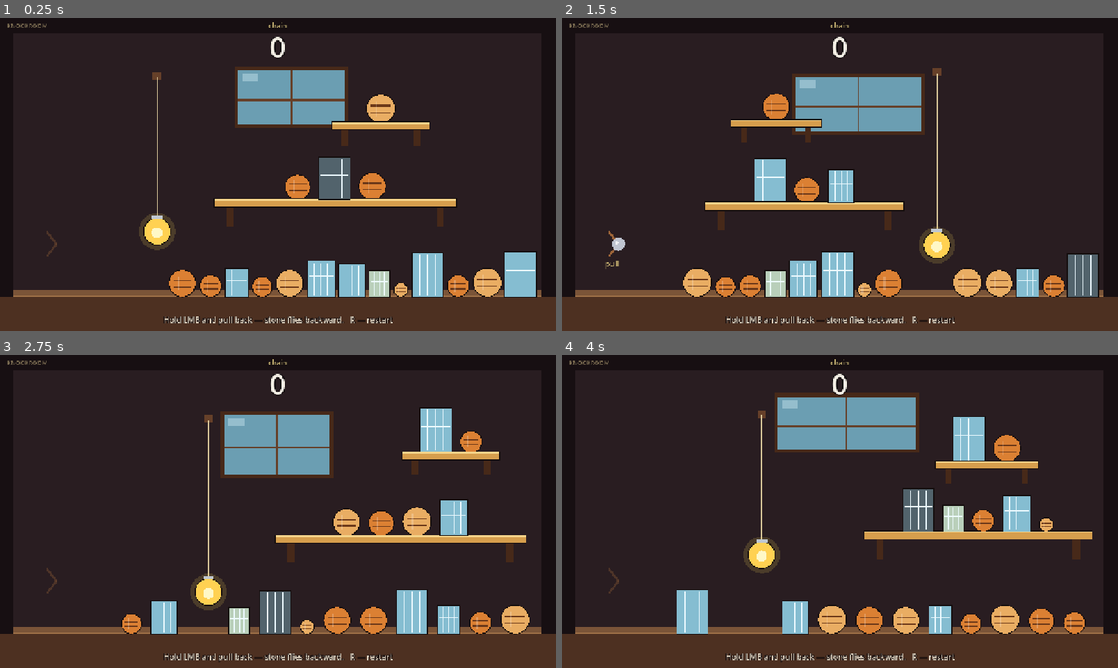
Above: before the commit, frames 1-4 (two rows, left to right).
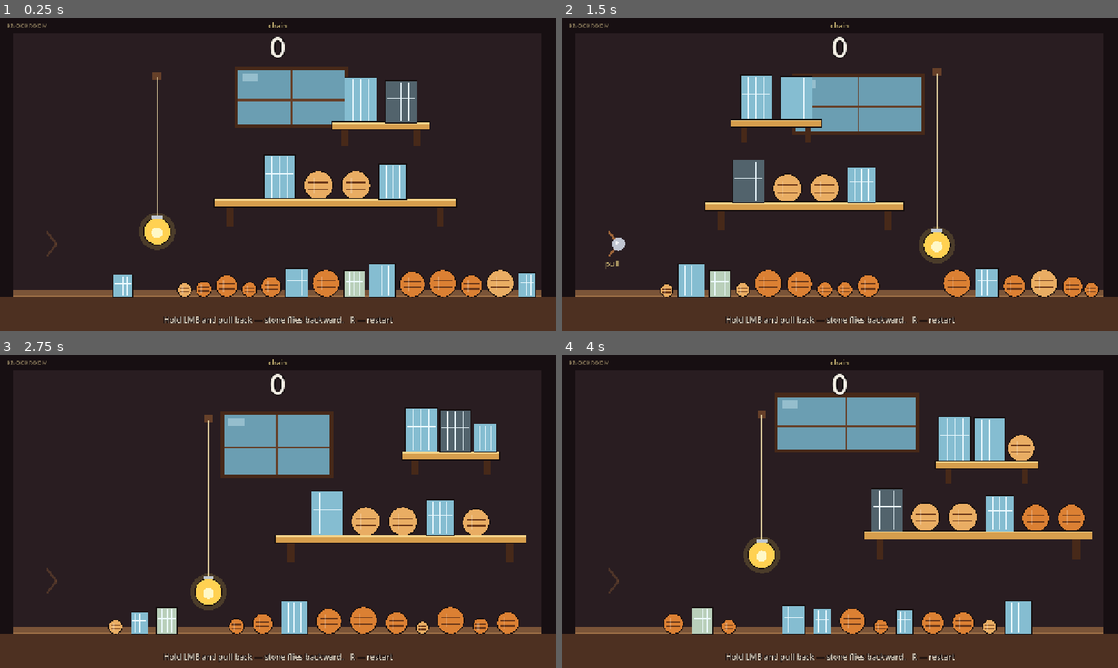
Above: after the commit, the same moments.

Repository: TAbrahamyan/knockroom
Game: Godot game, scene res://scenes/main.tscn
The game is run twice, just before and just after one commit, with the same random seed, the same clock (stepped at 60 frames per second) and the same inputs.
Inputs (mouse positions are in pixels of both pictures, inside the frame that each line leads up to):
- Up to frame 1 (0.25 s): no input
- Up to frame 2 (1.5 s): tap Enter at 0.5 s; move the mouse to (962, 158) at 0.52 s; tap R at 0.6 s; click (962, 158) at 0.67 s; tap Space at 1.25 s; drag from (728, 190) to (812, 237) at 1.27 s
- Up to frame 3 (2.75 s): move the mouse to (333, 442) at 2.02 s; tap R at 2.1 s; click (333, 442) at 2.17 s
- Up to frame 4 (4 s): tap Enter at 2.75 s; drag from (812, 574) to (673, 464) at 2.77 s; move the mouse to (1006, 558) at 3.52 s; tap R at 3.6 s; click (1006, 558) at 3.67 s

The runs differ from the first frame. In frame 1, 10% of the frame differs, in the area x 20-97%, y 18-90%; in frame 2, 10%, in the area x 17-97%, y 18-90%; in frame 3, 9.1%; in frame 4, 9.4%.

Commit message:
Add a shop between throws and vary the prop count
Each restart fills the room with 18 to 23 knockable props. After the chain settles, the player takes one of three items or skips, and the choice stays equipped for the next throw. The highest shelf keeps three sweet spots, and a fast hit there still starts the sequential cascade.

Diff:
--- /dev/null
+++ b/scripts/loadout.gd
@@ -0,0 +1,12 @@
+extends RefCounted
+
+## One equipped item for the next throw. Statics live on the script, so a scene
+## reload keeps the choice without writing a save.
+
+static var item_id := ""
+static var item_name := ""
+
+
+static func equip(id: String, display_name: String) -> void:
+	item_id = id
+	item_name = display_name
--- a/scripts/main.gd
+++ b/scripts/main.gd
@@ -1,15 +1,20 @@
 extends Node2D
 
 ## READY: pull back, the stone flies the other way.
-## WATCHING: the chain counts itself. SETTLED: look, then click or R reloads.
+## WATCHING: the chain counts itself. SETTLED: look, then the shop, then a new room.
 
 enum Phase { WARMUP, READY, AIMING, WATCHING, SETTLED }
+
+const Loadout := preload("res://scripts/loadout.gd")
+const ShopScript := preload("res://scripts/shop.gd")
+const PROP_SCENE := preload("res://scenes/prop.tscn")
+const PropScript := preload("res://scripts/prop.gd")
 
 const HINT_READY := "Hold LMB and pull back — stone flies backward.   R — restart"
 const HINT_AIM := "Release to throw"
 const HINT_WATCH := "Watch the chain"
 const HINT_LOOK := "Watch the result"
-const HINT_AGAIN := "LMB or R to throw again"
+const HINT_SHOP := "Pick one for the next throw, or skip"
 const WARM_FRAMES := 45
 const LOOK_TIME := 2.6
 const SHAKE_TIME := 0.2
@@ -22,11 +27,14 @@
 var _calm := 0.0
 var _look := 0.0
 var _reloading := false
+var _shop_open := false
 var _shake := 0.0
 var _shake_time := 0.0
 var _shake_duration := 0.2
 var _shake_cap := 8.0
 var _shaking := false
+var _shop
+var _equipped: Label
 
 @onready var thrower: Node2D = $Thrower
 @onready var chain: Node2D = $Chain
@@ -39,6 +47,8 @@
 	thrower.aim_started.connect(_on_aim_started)
 	thrower.aim_ended.connect(_on_aim_ended)
 	chain.set_hint(HINT_READY)
+	_build_shop()
+	_build_equipped()
 	_randomize_room()
 
 
@@ -46,6 +56,8 @@
 	if event is InputEventKey and event.pressed and not event.echo and event.keycode == KEY_R:
 		_reset()
 	elif event is InputEventMouseButton and event.button_index == MOUSE_BUTTON_LEFT and event.pressed:
+		if _shop_open:
+			return
 		if phase == Phase.SETTLED and _look <= 0.0:
 			_reset()
 
@@ -53,8 +65,8 @@
 func _process(delta: float) -> void:
 	if _look > 0.0:
 		_look = maxf(0.0, _look - delta)
-		if _look == 0.0 and phase == Phase.SETTLED:
-			chain.set_hint(HINT_AGAIN)
+		if _look == 0.0 and phase == Phase.SETTLED and not _shop_open:
+			_open_shop()
 	_update_shake(delta)
 
 
@@ -171,7 +183,65 @@
 	if _reloading:
 		return
 	_reloading = true
+	_shop_open = false
 	get_tree().reload_current_scene()
+
+
+func _build_shop() -> void:
+	_shop = ShopScript.new()
+	_shop.name = "Shop"
+	add_child(_shop)
+	_shop.picked.connect(_on_shop_picked)
+	_shop.skipped.connect(_on_shop_skipped)
+
+
+func _build_equipped() -> void:
+	var label := Label.new()
+	label.name = "Equipped"
+	label.mouse_filter = Control.MOUSE_FILTER_IGNORE
+	label.set_anchors_preset(Control.PRESET_TOP_RIGHT)
+	label.offset_left = -340.0
+	label.offset_top = 8.0
+	label.offset_right = -16.0
+	label.offset_bottom = 34.0
+	label.horizontal_alignment = HORIZONTAL_ALIGNMENT_RIGHT
+	label.vertical_alignment = VERTICAL_ALIGNMENT_CENTER
+	label.add_theme_font_size_override("font_size", 15)
+	label.add_theme_color_override("font_color", Color(1.0, 0.86, 0.42))
+	label.add_theme_color_override("font_outline_color", Color(0.05, 0.03, 0.04, 0.85))
+	label.add_theme_constant_override("outline_size", 4)
+	chain.get_node("UI/Root").add_child(label)
+	_equipped = label
+	_refresh_equipped()
+
+
+func _refresh_equipped() -> void:
+	if Loadout.item_name == "":
+		_equipped.visible = false
+		_equipped.text = ""
+		return
+	_equipped.visible = true
+	_equipped.text = "Equipped: %s" % Loadout.item_name
+
+
+func _open_shop() -> void:
+	_shop_open = true
+	thrower.can_aim = false
+	chain.set_hint(HINT_SHOP)
+	_shop.show_offers()
+
+
+func _on_shop_picked(item_id: String, item_name: String) -> void:
+	if not _shop_open or _reloading:
+		return
+	Loadout.equip(item_id, item_name)
+	_reset()
+
+
+func _on_shop_skipped() -> void:
+	if not _shop_open or _reloading:
+		return
+	_reset()
 
 
 func _randomize_room() -> void:
@@ -192,6 +262,7 @@
 		if int(node.kind) == 3:
 			continue
 		loose.append(node)
+	loose = _fill_loose(loose)
 	wide.park_shelf()
 	high.park_shelf()
 	if extra != null:
@@ -219,10 +290,7 @@
 	if lamp != null:
 		hook = _place_hanging_lamp(lamp, active)
 	loose.shuffle()
-	var rest: Array = loose
-	for shelf in active:
-		var limit: float = _rider_limit(shelf, active)
-		rest = _seat_on_shelf(shelf, rest, _seat_goal(float(shelf.box_size.x)), limit)
+	var rest := _seat_pile(active, loose, lamp)
 	if lamp != null:
 		_nudge_away_from_lamp(lamp)
 	_place_on_floor(rest, lamp)
@@ -234,6 +302,102 @@
 	if backdrop and backdrop.has_method("set_room_dressing"):
 		backdrop.set_room_dressing(_pick_window(hook), hook)
 		backdrop.queue_redraw()
+
+
+func _fill_loose(loose: Array) -> Array:
+	# Shelves and the lamp are the room. Only barrels, cages, crates, and bottles count.
+	var target := randi_range(18, 23)
+	var made := 0
+	while loose.size() < target:
+		var body := _make_extra(made)
+		made += 1
+		add_child(body)
+		loose.append(body)
+	while loose.size() > target:
+		_park_loose(loose.pop_back())
+	return loose
+
+
+func _make_extra(index: int) -> RigidBody2D:
+	var body := PROP_SCENE.instantiate() as RigidBody2D
+	body.name = "Extra%d" % index
+	var roll := randi() % 10
+	if roll < 4:
+		body.kind = PropScript.Kind.BARREL
+		body.radius = randf_range(15.0, 18.0)
+		body.mass_scale = 0.82
+	elif roll < 7:
+		body.kind = PropScript.Kind.BARREL
+		body.radius = randf_range(12.0, 14.0)
+		body.mass_scale = 0.52
+		body.shatters = true
+	elif roll < 9:
+		body.kind = PropScript.Kind.CAGE
+		body.box_size = Vector2(randf_range(36.0, 44.0), randf_range(48.0, 56.0))
+		body.mass_scale = 0.88
+	else:
+		body.kind = PropScript.Kind.CAGE
+		body.box_size = Vector2(randf_range(40.0, 48.0), randf_range(32.0, 40.0))
+		body.mass_scale = 0.7
+	return body
+
+
+func _park_loose(body) -> void:
+	body.visible = false
+	body.collision_layer = 0
+	body.collision_mask = 0
+	body.freeze = true
+	if body.is_in_group("prop"):
+		body.remove_from_group("prop")
+	body.global_position = Vector2(-800.0, -800.0)
+
+
+func _seat_pile(active: Array, loose: Array, lamp) -> Array:
+	var ordered: Array = loose.duplicate()
+	ordered.sort_custom(func(a, b): return _prop_half(a).x > _prop_half(b).x)
+	var goals: Array = []
+	for shelf in active:
+		var goal := _seat_goal(float(shelf.box_size.x))
+		if loose.size() >= 20:
+			goal += 1
+		goals.append(goal)
+	var rest: Array = loose
+	var budget := _floor_budget(lamp)
+	for _attempt in 5:
+		rest = ordered.duplicate()
+		var capped: Array = []
+		for i in active.size():
+			var before := rest.size()
+			rest = _seat_on_shelf(active[i], rest, int(goals[i]), _rider_limit(active[i], active))
+			capped.append(before - rest.size() < int(goals[i]))
+		if _row_span(rest) <= budget:
+			return rest
+		var bumped := false
+		for i in active.size():
+			if capped[i] or int(goals[i]) >= 8:
+				continue
+			goals[i] = int(goals[i]) + 1
+			bumped = true
+			break
+		if not bumped:
+			return rest
+	return rest
+
+
+func _floor_budget(lamp) -> float:
+	var span := 0.0
+	if lamp != null:
+		span = float(lamp.radius) * 2.0 + 36.0
+	return 900.0 - span
+
+
+func _row_span(props: Array) -> float:
+	var width := 0.0
+	for prop in props:
+		width += _prop_half(prop).x * 2.0
+	if props.size() > 1:
+		width += 6.0 * float(props.size() - 1)
+	return width
 
 
 func _retie_lamp() -> void:
@@ -310,7 +474,7 @@
 	var widths := 0.0
 	for prop in props:
 		widths += _prop_half(prop).x * 2.0
-	var start := randf_range(250.0, 300.0)
+	var start := randf_range(220.0, 270.0)
 	var lamp_left := 9999.0
 	var lamp_right := -9999.0
 	var lamp_span := 0.0
@@ -321,7 +485,7 @@
 	var room := 1234.0 - start - lamp_span
 	var gap := 16.0
 	if props.size() > 1:
-		gap = clampf((room - widths) / float(props.size() - 1), 10.0, 24.0)
+		gap = clampf((room - widths) / float(props.size() - 1), 6.0, 22.0)
 	var x := start
 	for prop in props:
 		var half := _prop_half(prop)
@@ -345,7 +509,7 @@
 	for i in range(1, props.size()):
 		var prev = props[i - 1]
 		var cur = props[i]
-		var need = _prop_half(prev).x + _prop_half(cur).x + 8.0
+		var need = _prop_half(prev).x + _prop_half(cur).x + 6.0
 		if cur.global_position.x - prev.global_position.x < need:
 			var pos: Vector2 = cur.global_position
 			pos.x = prev.global_position.x + need
@@ -357,6 +521,13 @@
 			var shifted: Vector2 = prop.global_position
 			shifted.x -= overflow
 			_place_prop(prop, shifted)
+	var first = props[0]
+	var left_overflow = 64.0 - (first.global_position.x - _prop_half(first).x)
+	if left_overflow > 0.0:
+		for prop in props:
+			var pushed: Vector2 = prop.global_position
+			pushed.x += left_overflow
+			_place_prop(prop, pushed)
 
 
 func _clear_lamp(props: Array, lamp) -> void:
@@ -374,7 +545,7 @@
 				pos.x = lpos.x + lrad + half.x + 8.0
 			else:
 				pos.x = lpos.x - lrad - half.x - 8.0
-			pos.x = clampf(pos.x, 250.0 + half.x, 1234.0 - half.x)
+			pos.x = clampf(pos.x, 210.0 + half.x, 1234.0 - half.x)
 			_place_prop(prop, pos)
 
 
@@ -394,45 +565,59 @@
 			continue
 		var reach := clampf(_prop_half(node).x * 0.55, 11.0, 16.0)
 		candidates.append([node.global_position.x, reach])
-	var lips: Array = [[left + 18.0, 12.0], [right - 18.0, 12.0]]
-	for lip in lips:
-		var clear := true
+	# Ends, center, and a couple of in-between points, so a bare shelf still has three targets.
+	# Inset past the corner. A stone has a 15px radius and clips the plank face inside that.
+	var fillers: Array = [
+		[left + 28.0, 12.0],
+		[upper.global_position.x, 12.0],
+		[right - 28.0, 12.0],
+		[upper.global_position.x - half_w * 0.42, 12.0],
+		[upper.global_position.x + half_w * 0.42, 12.0],
+	]
+	for fill in fillers:
+		var crowded := false
 		for spot in candidates:
-			if absf(float(lip[0]) - float(spot[0])) < 34.0:
-				clear = false
+			if absf(float(fill[0]) - float(spot[0])) < 28.0:
+				crowded = true
 				break
-		if clear:
-			candidates.append(lip)
-	if candidates.size() < 2:
-		candidates.append([upper.global_position.x - 40.0, 12.0])
-		candidates.append([upper.global_position.x + 40.0, 12.0])
+		if not crowded:
+			candidates.append(fill)
 	candidates.shuffle()
+	var min_gap := clampf((right - left) / 4.5, 42.0, 96.0)
 	var picked: Array = []
 	for spot in candidates:
 		var apart := true
 		for kept in picked:
-			if absf(float(spot[0]) - float(kept[0])) < 36.0:
+			if absf(float(spot[0]) - float(kept[0])) < min_gap:
 				apart = false
 				break
 		if apart:
 			picked.append(spot)
-		if picked.size() == 2:
+		if picked.size() == 3:
 			break
-	if picked.size() < 2:
-		for spot in candidates:
-			var seen := false
+	if picked.size() < 3:
+		var stations: Array = [0.18, 0.5, 0.82, 0.34, 0.66]
+		for t in stations:
+			if picked.size() == 3:
+				break
+			var station_x := lerpf(left, right, float(t))
+			var station_clear := true
 			for kept in picked:
-				if absf(float(spot[0]) - float(kept[0])) < 1.0:
-					seen = true
+				if absf(station_x - float(kept[0])) < 42.0:
+					station_clear = false
 					break
-			if not seen:
-				picked.append(spot)
-			if picked.size() == 2:
-				break
+			if station_clear:
+				picked.append([station_x, 12.0])
+	if picked.size() < 3:
+		picked = [
+			[left + 28.0, 12.0],
+			[upper.global_position.x, 12.0],
+			[right - 28.0, 12.0],
+		]
 	var xs: Array = []
 	var reaches: Array = []
 	for spot in picked:
-		xs.append(clampf(float(spot[0]), left + 12.0, right - 12.0))
+		xs.append(clampf(float(spot[0]), left + 22.0, right - 22.0))
 		reaches.append(float(spot[1]))
 	upper.set_sweet_spots(xs, reaches)
 
--- a/scripts/prop.gd
+++ b/scripts/prop.gd
@@ -124,7 +124,12 @@
 
 func wake_from(source: Node2D) -> void:
 	# Deferred from the physics callback. Freeze changes are unsafe inside it.
+	# The projectile can wake the plank before the spot is scored. Score it here too.
+	if kind == Kind.SHELF and not _sweet_x.is_empty() and is_instance_valid(source) and source.is_in_group("projectile"):
+		note_hit(source.global_position.x, _body_speed(source))
 	if awakened or not freeze:
+		if _heavy:
+			_arm_heavy_if_idle()
 		return
 	if not _round_live():
 		return
@@ -256,7 +261,7 @@
 
 
 func _is_support_shelf() -> bool:
-	# The shelf that owns the two sweet spots is the aim plank. The rest wait.
+	# The shelf that owns the sweet spots is the aim plank. The rest wait.
 	return kind == Kind.SHELF and _sweet_x.is_empty()
 
 
@@ -312,7 +317,20 @@
 	for i in _sweet_x.size():
 		if absf(hit_x - _sweet_x[i]) <= _sweet_reach[i]:
 			_heavy = true
+			# The plank may already have flinched. A real spot hit still starts the wave.
+			if awakened:
+				_arm_heavy_if_idle()
 			return
+
+
+func _arm_heavy_if_idle() -> void:
+	if not _heavy or _is_support_shelf():
+		return
+	if _lower_wait >= 0.0 or not _below.is_empty() or not _stagger.is_empty():
+		return
+	_queue_shelves_below()
+	_lower_wait = 0.22
+	set_process(true)
 
 
 func _queue_shelves_below() -> void:
@@ -351,7 +369,8 @@
 			continue
 		if node.has_method("is_shelf") and node.is_shelf():
 			continue
-		if bool(node.get("counted")):
+		# Glass bits have no counted flag. bool(null) is not a constructor.
+		if node.get("counted") != false:
 			continue
 		if node.global_position.x < 40.0 or node.global_position.x > 1240.0:
 			continue
@@ -369,7 +388,7 @@
 func _kick_next_stagger() -> void:
 	while not _stagger.is_empty():
 		var node = _stagger.pop_front()
-		if not is_instance_valid(node) or bool(node.get("counted")):
+		if not is_instance_valid(node) or node.get("counted") != false:
 			continue
 		var away = signf(float(node.global_position.x) - _hit_x)
 		if absf(away) < 0.5:
--- /dev/null
+++ b/scripts/shop.gd
@@ -0,0 +1,233 @@
+extends CanvasLayer
+
+## Three offers after a throw settles. Picking equips one item. Skipping leaves
+## the previous choice alone. Nothing here spends money or applies an effect.
+
+signal picked(item_id: String, item_name: String)
+signal skipped
+
+const INK := Color(0.05, 0.03, 0.04, 1)
+const PANEL := Color(0.12, 0.078, 0.085, 0.98)
+const CARD := Color(0.20, 0.13, 0.14, 1)
+const CARD_HOVER := Color(0.28, 0.17, 0.17, 1)
+const GOLD := Color(1.0, 0.86, 0.42)
+const CREAM := Color(0.95, 0.9, 0.82)
+const MUTED := Color(0.78, 0.70, 0.62)
+
+const CATALOG := [
+	{"id": "heavy_stone", "name": "Heavy Stone", "line": "A denser throw.", "mark": 0, "tint": Color(0.38, 0.34, 0.32)},
+	{"id": "light_stone", "name": "Light Stone", "line": "Quicker off the sling.", "mark": 0, "tint": Color(0.86, 0.82, 0.74)},
+	{"id": "sticky_stone", "name": "Sticky Stone", "line": "Holds the first hit.", "mark": 1, "tint": Color(0.72, 0.46, 0.26)},
+	{"id": "glass_charm", "name": "Glass Charm", "line": "Bottles mind it.", "mark": 3, "tint": Color(0.62, 0.84, 0.90)},
+	{"id": "wide_sweet", "name": "Wide Sweet", "line": "A wider place to aim.", "mark": 2, "tint": Color(0.96, 0.78, 0.28)},
+	{"id": "high_pop", "name": "High Pop", "line": "Floor props jump more.", "mark": 1, "tint": Color(0.96, 0.46, 0.20)},
+	{"id": "lamp_oil", "name": "Lamp Oil", "line": "The lamp swings harder.", "mark": 0, "tint": Color(1.0, 0.82, 0.32)},
+	{"id": "chain_chip", "name": "Chain Chip", "line": "The count starts ahead.", "mark": 2, "tint": Color(0.95, 0.86, 0.42)},
+]
+
+var _cards: Array[Button] = []
+
+
+func _ready() -> void:
+	layer = 40
+	visible = false
+	_build_ui()
+
+
+func show_offers() -> void:
+	var pool: Array = CATALOG.duplicate()
+	pool.shuffle()
+	for i in _cards.size():
+		_fill_card(_cards[i], pool[i])
+	visible = true
+
+
+func _fill_card(card: Button, offer: Dictionary) -> void:
+	card.set_meta("item_id", str(offer["id"]))
+	card.set_meta("item_name", str(offer["name"]))
+	card.get_node("Title").text = str(offer["name"])
+	card.get_node("Line").text = str(offer["line"])
+	var glyph = card.get_node("Glyph")
+	glyph.tint = offer["tint"]
+	glyph.mark = int(offer["mark"])
+	glyph.queue_redraw()
+
+
+func _on_take(card: Button) -> void:
+	if not visible:
+		return
+	visible = false
+	picked.emit(str(card.get_meta("item_id")), str(card.get_meta("item_name")))
+
+
+func _on_skip() -> void:
+	if not visible:
+		return
+	visible = false
+	skipped.emit()
+
+
+func _build_ui() -> void:
+	var root := Control.new()
+	root.name = "Root"
+	root.set_anchors_preset(Control.PRESET_FULL_RECT)
+	root.mouse_filter = Control.MOUSE_FILTER_STOP
+	add_child(root)
+
+	var dim := ColorRect.new()
+	dim.name = "Dim"
+	dim.set_anchors_preset(Control.PRESET_FULL_RECT)
+	dim.color = Color(0.04, 0.02, 0.03, 0.62)
+	dim.mouse_filter = Control.MOUSE_FILTER_STOP
+	root.add_child(dim)
+
+	var frame := ColorRect.new()
+	frame.name = "Frame"
+	frame.mouse_filter = Control.MOUSE_FILTER_IGNORE
+	_center(frame, 836, 468, 36.0)
+	frame.color = INK
+	root.add_child(frame)
+
+	var panel := Control.new()
+	panel.name = "Panel"
+	panel.mouse_filter = Control.MOUSE_FILTER_IGNORE
+	_center(panel, 820, 452, 36.0)
+	root.add_child(panel)
+
+	var wash := ColorRect.new()
+	wash.set_anchors_preset(Control.PRESET_FULL_RECT)
+	wash.color = PANEL
+	wash.mouse_filter = Control.MOUSE_FILTER_IGNORE
+	panel.add_child(wash)
+
+	var title := _label("For the next throw", 32, GOLD, Vector2(24, 22), Vector2(772, 42))
+	panel.add_child(title)
+
+	var sub := _label("Pick one. Effects come later.", 16, MUTED, Vector2(24, 68), Vector2(772, 26))
+	panel.add_child(sub)
+
+	for i in 3:
+		var card := _card(i)
+		panel.add_child(card)
+		_cards.append(card)
+
+	var skip := Button.new()
+	skip.name = "Skip"
+	skip.text = "Skip"
+	skip.focus_mode = Control.FOCUS_NONE
+	skip.flat = true
+	skip.mouse_default_cursor_shape = Control.CURSOR_POINTING_HAND
+	_clear_button(skip)
+	skip.position = Vector2(310, 392)
+	skip.size = Vector2(200, 40)
+	skip.add_theme_font_size_override("font_size", 18)
+	skip.add_theme_color_override("font_color", CREAM)
+	skip.add_theme_color_override("font_hover_color", GOLD)
+	skip.add_theme_color_override("font_pressed_color", GOLD)
+	skip.pressed.connect(_on_skip)
+	panel.add_child(skip)
+
+
+func _card(slot: int) -> Button:
+	var button := Button.new()
+	button.name = "Card%d" % slot
+	button.focus_mode = Control.FOCUS_NONE
+	button.flat = true
+	button.mouse_default_cursor_shape = Control.CURSOR_POINTING_HAND
+	_clear_button(button)
+	button.position = Vector2(28 + slot * 260, 112)
+	button.size = Vector2(244, 262)
+	button.custom_minimum_size = button.size
+
+	var bg := ColorRect.new()
+	bg.name = "Bg"
+	bg.set_anchors_preset(Control.PRESET_FULL_RECT)
+	bg.color = CARD
+	bg.mouse_filter = Control.MOUSE_FILTER_IGNORE
+	button.add_child(bg)
+
+	var glyph := Glyph.new()
+	glyph.name = "Glyph"
+	glyph.mouse_filter = Control.MOUSE_FILTER_IGNORE
+	glyph.position = Vector2(90, 18)
+	glyph.size = Vector2(64, 64)
+	glyph.custom_minimum_size = glyph.size
+	button.add_child(glyph)
+
+	var title := _label("", 20, CREAM, Vector2(12, 96), Vector2(220, 52))
+	title.name = "Title"
+	title.autowrap_mode = TextServer.AUTOWRAP_WORD_SMART
+	button.add_child(title)
+
+	var line := _label("", 15, MUTED, Vector2(16, 154), Vector2(212, 52))
+	line.name = "Line"
+	line.autowrap_mode = TextServer.AUTOWRAP_WORD_SMART
+	button.add_child(line)
+
+	var take := _label("Take", 16, GOLD, Vector2(12, 216), Vector2(220, 28))
+	button.add_child(take)
+
+	button.mouse_entered.connect(func() -> void: bg.color = CARD_HOVER)
+	button.mouse_exited.connect(func() -> void: bg.color = CARD)
+	button.pressed.connect(_on_take.bind(button))
+	return button
+
+
+func _label(text: String, size: int, color: Color, pos: Vector2, box: Vector2) -> Label:
+	var label := Label.new()
+	label.text = text
+	label.mouse_filter = Control.MOUSE_FILTER_IGNORE
+	label.position = pos
+	label.size = box
+	label.horizontal_alignment = HORIZONTAL_ALIGNMENT_CENTER
+	label.vertical_alignment = VERTICAL_ALIGNMENT_CENTER
+	label.add_theme_font_size_override("font_size", size)
+	label.add_theme_color_override("font_color", color)
+	return label
+
+
+func _center(node: Control, width: float, height: float, y_bias: float = 0.0) -> void:
+	node.anchor_left = 0.5
+	node.anchor_top = 0.5
+	node.anchor_right = 0.5
+	node.anchor_bottom = 0.5
+	node.offset_left = -width * 0.5
+	node.offset_top = -height * 0.5 + y_bias
+	node.offset_right = width * 0.5
+	node.offset_bottom = height * 0.5 + y_bias
+	node.grow_horizontal = Control.GROW_DIRECTION_BOTH
+	node.grow_vertical = Control.GROW_DIRECTION_BOTH
+
+
+func _clear_button(button: Button) -> void:
+	var empty := StyleBoxEmpty.new()
+	button.add_theme_stylebox_override("normal", empty)
+	button.add_theme_stylebox_override("hover", empty)
+	button.add_theme_stylebox_override("pressed", empty)
+	button.add_theme_stylebox_override("focus", empty)
+	button.add_theme_stylebox_override("disabled", empty)
+
+
+class Glyph extends Control:
+	var tint := Color(0.8, 0.8, 0.8)
+	var mark := 0
+
+	func _draw() -> void:
+		var center := size * 0.5
+		var radius := minf(size.x, size.y) * 0.42
+		draw_circle(center, radius + 4.0, Color(0.05, 0.03, 0.04))
+		if mark == 1:
+			var points := PackedVector2Array([
+				center + Vector2(0, -radius),
+				center + Vector2(radius, 0),
+				center + Vector2(0, radius),
+				center + Vector2(-radius, 0),
+			])
+			draw_colored_polygon(points, tint)
+		elif mark == 2:
+			draw_rect(Rect2(center - Vector2(radius * 0.78, radius * 0.78), Vector2(radius * 1.56, radius * 1.56)), tint)
+		elif mark == 3:
+			draw_rect(Rect2(center.x - radius * 0.22, center.y - radius * 1.05, radius * 0.44, radius * 0.36), tint.lightened(0.15))
+			draw_circle(center + Vector2(0, radius * 0.12), radius * 0.72, tint)
+		else:
+			draw_circle(center, radius, tint)
Not shown, added: scripts/loadout.gd.uid
Not shown, added: scripts/shop.gd.uid
